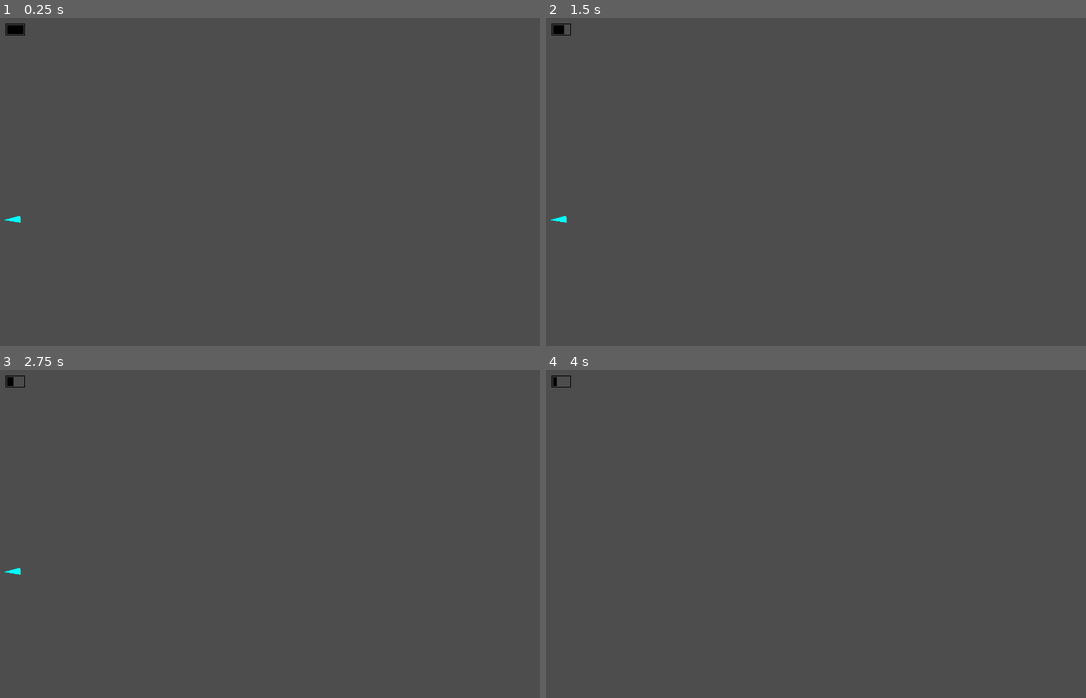
Above: before the commit, frames 1-4 (two rows, left to right).
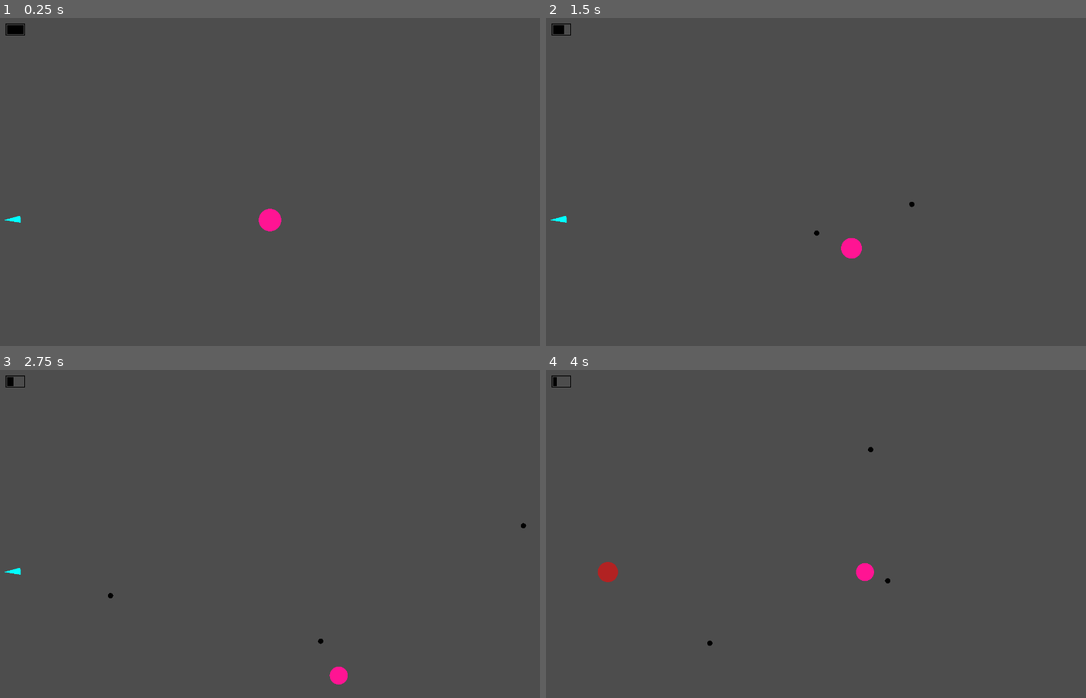
Above: after the commit, the same moments.

Repository: yancouto/psych0
Game: Godot game, scene res://runner.tscn
The game is run twice, just before and just after one commit, with the same random seed, the same clock (stepped at 60 frames per second) and the same inputs.
Inputs (mouse positions are in pixels of both pictures, inside the frame that each line leads up to):
- Up to frame 1 (0.25 s): no input
- Up to frame 2 (1.5 s): tap Enter at 0.5 s; move the mouse to (934, 198) at 0.52 s; hold D (move_right) 0.53-1.28 s; hold Right mouse button (bullet_time) 0.53-1.28 s; click (934, 198) at 0.8 s; move the mouse to (708, 241) at 1.27 s; hold S (move_down) from 1.28 s (still down); click (708, 241) at 1.35 s
- Up to frame 3 (2.75 s): right-click (162, 593) at 1.55 s; move the mouse to (324, 481) at 2.02 s; release S (move_down) at 2.03 s; hold D (move_right) from 2.03 s (still down); hold Right mouse button (bullet_time) from 2.03 s (still down); click (324, 481) at 2.3 s
- Up to frame 4 (4 s): move the mouse to (789, 652) at 2.77 s; release D (move_right) at 2.78 s; release Right mouse button (bullet_time) at 2.78 s; hold W (move_up) 2.78-3.53 s; click (789, 652) at 2.85 s; right-click (789, 652) at 3.05 s; move the mouse to (978, 632) at 3.52 s; hold A (move_left) from 3.53 s (still down); hold Right mouse button (bullet_time) from 3.53 s (still down); click (978, 632) at 3.8 s

The runs differ from the first frame. In frame 1, 0.2% of the frame differs, in the area x 47-53%, y 58-66%; in frame 2, 0.2%; in frame 3, 0.2%; in frame 4, 0.4%, in the area x 9-64%, y 23-85%.

Commit message:
Properly draw circles
Plus make ball smaller during bullet time

Diff:
--- a/bullet_time.gd
+++ b/bullet_time.gd
@@ -16,15 +16,23 @@
 
 func _process(dt: float) -> void:
 	var prev_secs_left := secs_left
+	var prev_active := active
 	if Input.is_action_pressed("bullet_time"):
 		secs_left = maxf(secs_left - dt, 0.)
 		active = secs_left > 0
 	else:
 		secs_left = minf(MAX_SECS, secs_left + dt * RECOVER)
 		active = false
+	if !prev_active && active:
+		activated.emit()
+	if prev_active && !active:
+		deactivated.emit()
 	if secs_left != prev_secs_left:
 		queue_redraw()
 
 func fix_delta(delta: float) -> float:
 	var multiplier := 0.3 if active else 1.0
 	return delta * multiplier
+
+signal activated
+signal deactivated
--- a/editor/builder_event.gd
+++ b/editor/builder_event.gd
@@ -42,7 +42,7 @@
 func move_next_to_screen(cur_time: LevelTime, enemy: EnemyToSpawn) -> EnemyWithTime:
 	var time_to_x := intersect_axis(enemy.pos.x - enemy.radius, enemy.pos.x + enemy.radius, 0, LevelBuilder.W, enemy.speed.x)
 	var time_to_y := intersect_axis(enemy.pos.y - enemy.radius, enemy.pos.y + enemy.radius, 0, LevelBuilder.H, enemy.speed.y)
-	# Must intersect screen at some point. This condition is not sufficient, but good enough check.
+	# Must intersect screen at some point. This condition is not sufficient, but a good enough check.
 	assert(time_to_x >= 0 && time_to_y >= 0)
 	var time_to_screen := maxf(time_to_x, time_to_y)
 	var time = cur_time.clone()
@@ -64,7 +64,6 @@
 		indicator_time = indicator_time_
 	func process_and_update_time(cur_time: LevelTime) -> Array[EventWithTime]:
 		var raw_enemies := formation.raw_enemies()
-		# TODO: Create indicators
 		var enemies: Array[EnemyWithTime] = []
 		enemies.assign(raw_enemies.map(func(e): return move_next_to_screen(cur_time, e)))
 		enemies.sort_custom(func(a: EnemyWithTime, b: EnemyWithTime): return a.time.lt(b.time))
--- a/enemy.gd
+++ b/enemy.gd
@@ -15,6 +15,8 @@
 	self.speed = _speed
 	self.radius = _radius
 
+func _draw() -> void:
+	draw_circle(Vector2.ZERO, radius, Color.FIREBRICK)
 
 func _process(dt: float) -> void:
 	dt = get_node("../%BulletTime").fix_delta(dt)
--- a/player.gd
+++ b/player.gd
@@ -1,19 +1,24 @@
 extends Area2D
 signal hit
 
+const BASE_RADIUS := 30.
+
 @export var SHOT_COOLDOWN := 0.2
 @export var speed := 400
-@export var radius := 30
-var screen_size
+var radius : float:
+	get:
+		return radius
+	set(r):
+		($CollisionShape2D.shape as CircleShape2D).radius = r
+		radius = r
+var draw_radius : float
 var cur_shot_cooldown := 0.
 
-var CLAMP_LEFT := Vector2(radius, radius)
-var CLAMP_RIGHT := Vector2(LevelBuilder.W - radius, LevelBuilder.H - radius)
+func _ready() -> void:
+	position = Vector2(LevelBuilder.W / 2, LevelBuilder.H / 2)
+	radius = BASE_RADIUS
+	draw_radius = radius
 
-func _ready():
-	screen_size = get_viewport_rect().size
-	position = screen_size / 2
-	($CollisionShape2D.shape as CircleShape2D).radius = radius
 
 func _process(dt: float) -> void:
 	if !is_visible():
@@ -30,7 +35,7 @@
 		vel.x += 1
 	if !vel.is_zero_approx():
 		position += vel.normalized() * speed * dt
-		position = position.clamp(CLAMP_LEFT, CLAMP_RIGHT)
+		position = position.clamp(Vector2(radius, radius), Vector2(LevelBuilder.W - radius, LevelBuilder.H - radius))
 
 	# Shooting
 	cur_shot_cooldown -= dt
@@ -42,9 +47,13 @@
 		shot.start(position + (radius - shot.radius) * dir, dir * 600)
 		# TODO: Make specific node for shots
 		self.get_parent().add_child(shot)
+	queue_redraw()
 
-func start(pos):
-	position = pos
+func _draw() -> void:
+	draw_circle(Vector2(), draw_radius, Color.DEEP_PINK)
+
+func start(position_: Vector2) -> void:
+	position = position_
 	show()
 	$CollisionShape2D.disabled = false
 
@@ -54,3 +63,11 @@
 	hide()
 	hit.emit()
 	$CollisionShape2D.set_deferred("disabled", true)
+
+func _on_bullet_time_activated():
+	radius = BASE_RADIUS * .8
+	create_tween().tween_property(self, 'draw_radius', radius, 0.3)
+
+func _on_bullet_time_deactivated():
+	radius = BASE_RADIUS
+	create_tween().tween_property(self, 'draw_radius', radius, 0.3)
--- a/runner.tscn
+++ b/runner.tscn
@@ -32,3 +32,6 @@
 unique_name_in_owner = true
 position = Vector2(8, 8)
 script = ExtResource("4_vvdtp")
+
+[connection signal="activated" from="BulletTime" to="Player" method="_on_bullet_time_activated"]
+[connection signal="deactivated" from="BulletTime" to="Player" method="_on_bullet_time_deactivated"]
--- a/shot.gd
+++ b/shot.gd
@@ -16,6 +16,9 @@
 	dt = get_node("../%BulletTime").fix_delta(dt)
 	position += speed * dt
 
+func _draw() -> void:
+	draw_circle(Vector2.ZERO, radius, Color.BLACK)
+
 # Hit an enemy
 func _on_area_entered(enemy) -> void:
 	enemy.shot()
--- a/shot.tscn
+++ b/shot.tscn
@@ -5,6 +5,7 @@
 [sub_resource type="CircleShape2D" id="CircleShape2D_w4s1y"]
 
 [node name="Shot" type="Area2D"]
+z_index = -1
 collision_layer = 4
 collision_mask = 2
 script = ExtResource("1_doi6n")
